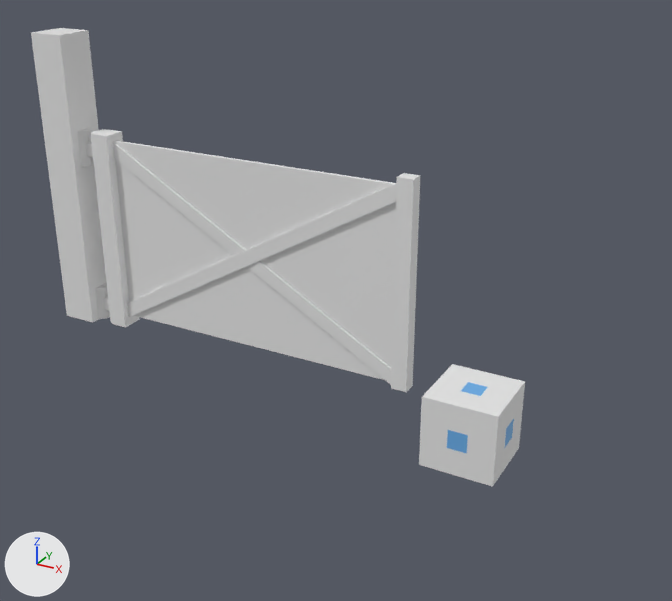
Two versions of the FBX model Assets/Models/IntroGate.fbx, one commit apart.
Camera for both pictures: a 50 mm camera at (62.6, -67.3, 41.2) aimed at (29.2, -6.5, 10.8). The lights are fixed; the arrows at lower left show +X, +Y and +Z. The picture after the commit comes second.

Script lines for the objects in view, before the commit:
```python
me_cube_001 = bpy.data.meshes.new('Cube.001')
me_cube_001.from_pydata(...)  # 32 vertices, 30 faces; spans x -3.02..3.02, y -3.02..3.02, z -2.91..3.13
# faces by material slot: [25, 5]
me_cube_001.materials.append(mat_material_001)  # white #e7e7e7
me_cube_001.materials.append(mat_material_002)  # blue #6aade7
me_cube_002 = bpy.data.meshes.new('Cube.002')
me_cube_002.from_pydata(...)  # 32 vertices, 22 faces; spans x -3.9..0.5, y -1.9..1.9, z -1.6..27.6
me_cube_003 = bpy.data.meshes.new('Cube.003')
me_cube_003.from_pydata(...)  # 70 vertices, 40 faces; spans x -0.8..35.3, y -1.1..1.1, z -1.7..18.5
ob_introgate_door = bpy.data.objects.new('IntroGate_Door', me_cube_003)
ob_introgate_door.location = (-2.14, 0.0, 1.48)
ob_introgate_sidepillar = bpy.data.objects.new('IntroGate_SidePillar', me_cube_002)
ob_introgate_sidepillar.location = (-2.14, 0.0, 1.48)
ob_lightcube = bpy.data.objects.new('LightCube', me_cube_001)
ob_lightcube.location = (41.75, -7.42, 3.31)
```
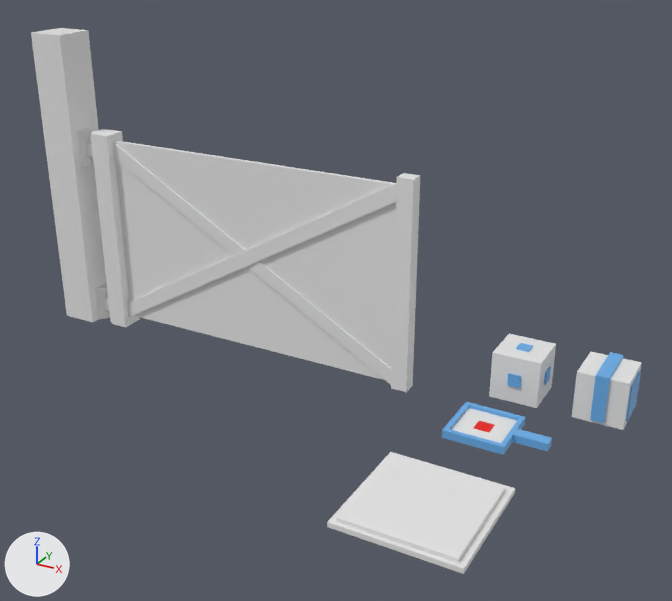
What changed in the scene script:
```text
Add mat_material_003:
    mat_material_003 = principled_material('Material.003')
    mat_material_003.base_color = (0.8, 0.00658, 0.0)  # red #e71300
Change me_cube_001:
    used by ob_lightcube; location = (41.75, -7.42, 3.31)
    remove me_cube_001.from_pydata(...)  # 32 vertices, 30 faces; spans x -3.02..3.02, y -3.02..3.02, z -2.91..3.13
    add me_cube_001.from_pydata(...)  # 56 vertices, 54 faces; spans x -2.25..2.25, y -2.25..2.25, z -2.12..2.36
    me_cube_001 part 1: the whole mesh is rebuilt
Add me_cube_006:
    me_cube_006.from_pydata(...)  # a box spanning x -4.48..4.48, y -4.48..4.48, z 0.13..0.55
    me_cube_006.materials.append(mat_material_001)  # white #e7e7e7
Add me_cube_004:
    me_cube_004.from_pydata(...)  # 28 vertices, 22 faces; spans x -2.59..5.43, y -2.59..2.59, z -0.21..0.51
    # faces by material slot: [4, 17, 1]
    me_cube_004.materials.append(mat_material_001)  # white #e7e7e7
    me_cube_004.materials.append(mat_material_002)  # blue #6aade7
    me_cube_004.materials.append(mat_material_003)  # red #e71300
Add me_cube_008:
    me_cube_008.from_pydata(...)  # 32 vertices, 28 faces; spans x -2.25..2.25, y -2.34..2.34, z -2.0..2.42
    # faces by material slot: [12, 16]
    me_cube_008.materials.append(mat_material_001)  # white #e7e7e7
    me_cube_008.materials.append(mat_material_002)  # blue #6aade7
Add me_cube_005:
    me_cube_005.from_pydata(...)  # a box spanning x -5.01..5.01, y -5.01..5.01, z -0.21..0.21
    me_cube_005.materials.append(mat_material_001)  # white #e7e7e7
Change ob_lightcube:
    ob_lightcube.location: (41.75, -7.42, 3.31) -> (42.38, 2.93, 3.31)
Add ob_pressureplatepresser:
    ob_pressureplatepresser = bpy.data.objects.new('PressurePlatePresser', me_cube_006)
    ob_pressureplatepresser.location = (41.76, -16.64, 1.31)
Add ob_lightcubeplate:
    ob_lightcubeplate = bpy.data.objects.new('LightCubePlate', me_cube_004)
    ob_lightcubeplate.location = (41.76, -4.43, 1.31)
Add ob_lightcube2:
    ob_lightcube2 = bpy.data.objects.new('LightCube2', me_cube_008)
    ob_lightcube2.location = (49.59, 2.93, 3.31)
Add ob_pressureplate:
    ob_pressureplate = bpy.data.objects.new('PressurePlate', me_cube_005)
    ob_pressureplate.location = (41.76, -16.43, 1.31)
```

Pixel boxes [x1, y1, x2, y2] of what changed, in the pictures (672 x 601 px):
'LightCube', reshaped, moved (36% narrower, 40% shorter): before [419, 364, 525, 487]; after [489, 334, 556, 408]
'PressurePlatePresser', added: after [336, 455, 505, 563]
'LightCube2', added: after [572, 351, 642, 430]
    faces in mat_material_001 (white #e7e7e7): [572, 351, 642, 430]
    faces in mat_material_002 (blue #6aade7): [573, 352, 641, 423]
'LightCubePlate', added: after [442, 402, 552, 455]
    faces in mat_material_002 (blue #6aade7): [442, 402, 552, 455]
    faces in mat_material_001 (white #e7e7e7): [451, 408, 517, 443]
    faces in mat_material_003 (red #e71300): [474, 421, 495, 432]
'PressurePlate', added: after [327, 452, 515, 574]
